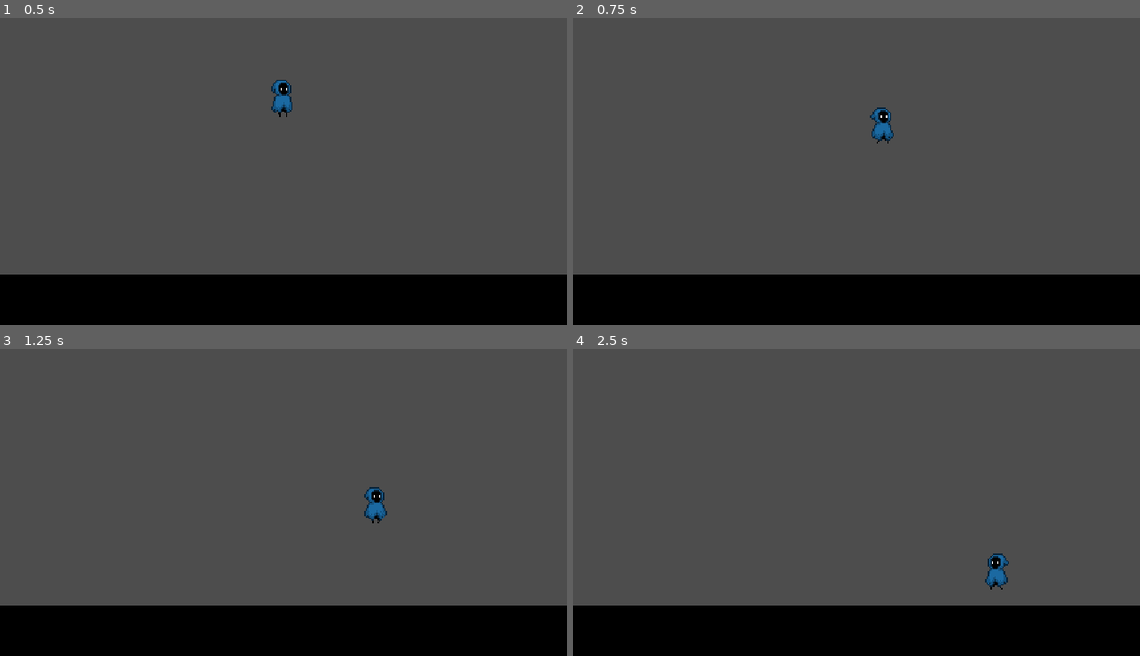
Above: before the commit, frames 1-4 (two rows, left to right).
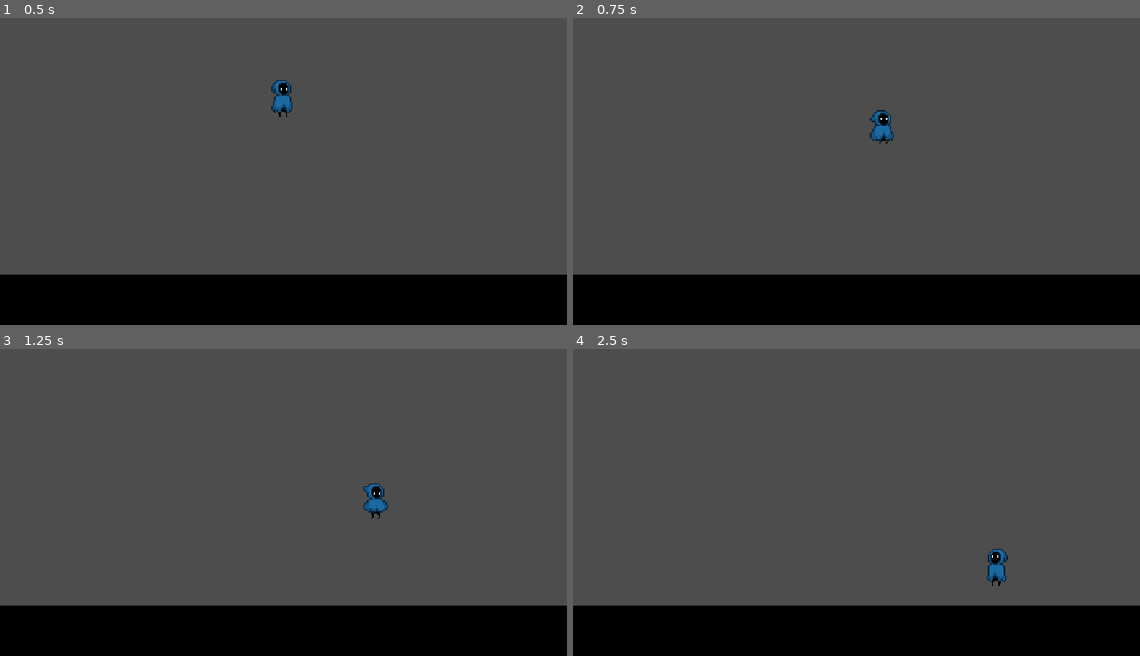
Above: after the commit, the same moments.

Repository: 0308612/2D-Metroidvania-Game-Prototype
Game: Godot game, scene res://scenes/opening_room.tscn
The game is run twice, just before and just after one commit, with the same random seed, the same clock (stepped at 60 frames per second) and the same inputs.
Inputs:
- Up to frame 1 (0.5 s): no input
- Up to frame 2 (0.75 s): hold D (move right) from 0.53 s (still down); tap Space (jump) at 0.6 s
- Up to frame 3 (1.25 s): keep holding D (move right); tap Space (jump) at 0.77, 1.07 s
- Up to frame 4 (2.5 s): tap Space (jump) at 1.35, 1.52, 1.82, 2.1 s; release D (move right) at 2.03 s; hold A (move left) from 2.03 s (still down)

Frame 1 is identical in both runs. In frame 2, 0.2% of the frame differs, in the area x 52-57%, y 29-41%; in frame 3, 0.3%, in the area x 64-69%, y 43-57%; in frame 4, 0.3%.

Commit message:
land animation half working

Diff:
--- a/2d-metroidvania-game-prototype/non room scenes/Player.tscn
+++ b/2d-metroidvania-game-prototype/non room scenes/Player.tscn
@@ -67,10 +67,6 @@
 atlas = ExtResource("1_ifl7v")
 region = Rect2(192, 192, 192, 192)
 
-[sub_resource type="AtlasTexture" id="AtlasTexture_tes45"]
-atlas = ExtResource("1_ifl7v")
-region = Rect2(0, 960, 192, 192)
-
 [sub_resource type="AtlasTexture" id="AtlasTexture_sungy"]
 atlas = ExtResource("1_ifl7v")
 region = Rect2(192, 960, 192, 192)
@@ -173,7 +169,7 @@
 "duration": 1.0,
 "texture": SubResource("AtlasTexture_xib5e")
 }],
-"loop": 1,
+"loop": 0,
 "name": &"Death",
 "speed": 3.0
 }, {
@@ -230,9 +226,6 @@
 }, {
 "frames": [{
 "duration": 1.0,
-"texture": SubResource("AtlasTexture_tes45")
-}, {
-"duration": 1.0,
 "texture": SubResource("AtlasTexture_sungy")
 }, {
 "duration": 1.0,
@@ -310,7 +303,7 @@
 "duration": 1.0,
 "texture": SubResource("AtlasTexture_138bs")
 }],
-"loop": 0,
+"loop": 1,
 "name": &"Run",
 "speed": 5.0
 }]
@@ -324,7 +317,7 @@
 
 [node name="AnimatedSprite2D" type="AnimatedSprite2D" parent="." unique_id=473413631]
 sprite_frames = SubResource("SpriteFrames_3t5ij")
-animation = &"Run"
+animation = &"Death"
 autoplay = "Idle"
 
 [node name="CollisionShape2D" type="CollisionShape2D" parent="." unique_id=72450738]
--- a/2d-metroidvania-game-prototype/scripts/player_controller.gd
+++ b/2d-metroidvania-game-prototype/scripts/player_controller.gd
@@ -22,7 +22,7 @@
 	Animations()
 	flip()
 	Jump_Logic()
-
+	print(velocity.y)
 	move_and_slide()
 
 func Horizontal_Movement():
@@ -34,12 +34,12 @@
 		velocity.x = move_toward(velocity.x, 0, Move_Speed * Deceleration)
 
 func Animations():
-	if velocity.x != 0:
+	if velocity.x != 0 and velocity.y == 0:
 		animation_player.play("Move")
-	if velocity.x == 0:
+	if velocity.x == 0 and velocity.y == 0:
 		animation_player.play("Idle")
-	if velocity.y < 0:
-		animation_player.play("Jump")
+	if is_on_floor() and velocity.y != 0:
+		animation_player.play("Land")
 
 func flip():
 	if velocity.x > 0.0:
@@ -50,17 +50,21 @@
 func Jump_Logic():
 	if is_on_floor() and Jump_upgrade == false:
 		Jump_amount = 1
+		velocity.y = 0
 
 	elif is_on_floor() and Jump_upgrade == true:
 		Jump_amount = 2
+		velocity.y = 0
 
 	if Input.is_action_just_pressed("jump") and Jump_amount > 0:
 		Jump_amount -= 1
+		animation_player.play("Jump")
 		velocity.y -= lerp(Jump_speed, Aceleration, 0.1)
 
 	if not is_on_floor():
 		if Jump_amount > 0:
 			if Input.is_action_just_pressed("jump"):
+				animation_player.play("Jump")
 				velocity.y -= lerp(Jump_speed, Aceleration, 1)
 		if Input.is_action_just_released("jump"):
 			velocity.y = lerp(velocity.y, Gravity, 0.2)
